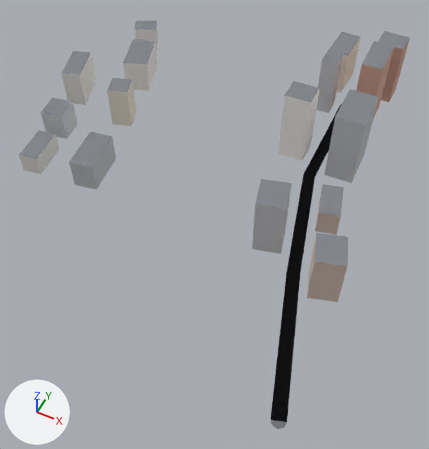
Renders of the glTF model apps/client/public/cities/moscow_synth/tiles/2_-1.glb from each side of a commit.
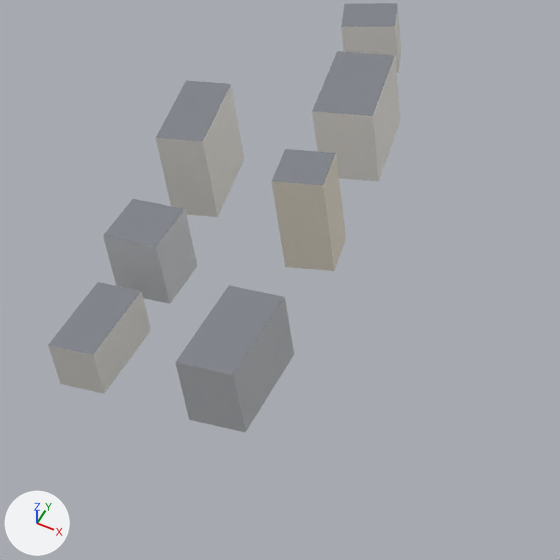
Each version appears first whole from a 50 mm lens placed at (795.0, -190.0, 278.0), pointed at (678.0, 44.0, -15.0), and next in a close-up on the part from 0% to 51% of the width and 4% to 53% of the height. Every picture has the same lights, and +X, +Y and +Z are marked at lower left. The first two pictures are the older version. Vertices at exactly the same position are counted once.
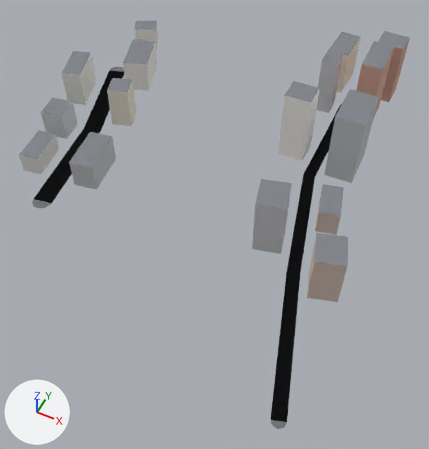
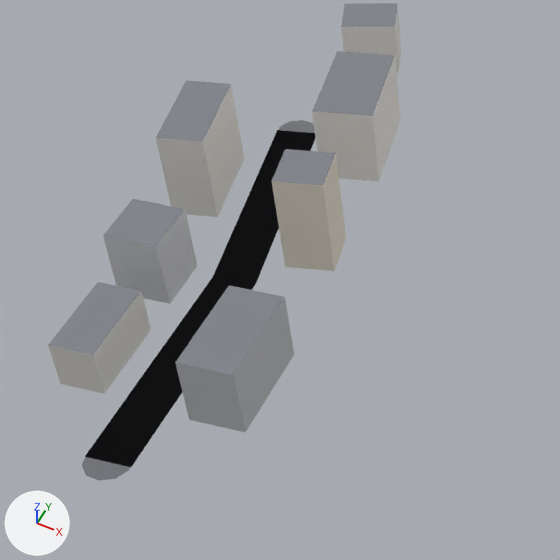
The newer file is also turned or shifted as a whole; pictures and numbers use the older file's frame.

Where the change shows, as pixel boxes (x1, y1, x2, y2) in the close-ups (560 x 560 px):
'Mesh_0', reshaped
    before: (48, 3, 401, 433)
    after: (48, 3, 401, 481)
part 1 of me_mesh_0, added
    after: (279, 120, 315, 133)
part 2 of me_mesh_0, added
    after: (82, 130, 316, 481)

What the commit changed:
me_mesh_0 is used by ob_mesh_0; location (0.0, 0.0, 0.0).
me_mesh_0 had 158 vertices, 186 faces and spanned x 518.0..772.0, y -72.0..229.0, z 0.0..52.0.
me_mesh_0 now has 187 vertices, 210 faces and spans x 518.0..772.0, y -72.0..229.0, z 0.0..52.0.
me_mesh_0 part 1: the loose piece of 11 vertices spanning x 715.0..723.0, y 180.0..188.0, z 0.0 is copied, and the copy is scaled about its middle by (1.65, 1.65, 1), then moved by (-181.0, -38.0, 0.0); it spans x 532.0..545.0, y 140.0..152.0, z 0.0.
Part 2, on me_mesh_0:
18 vertices are added at x 532.0..581.0, y -6.0..148.0, z 0.0.
14 new faces join them, mat_road.
